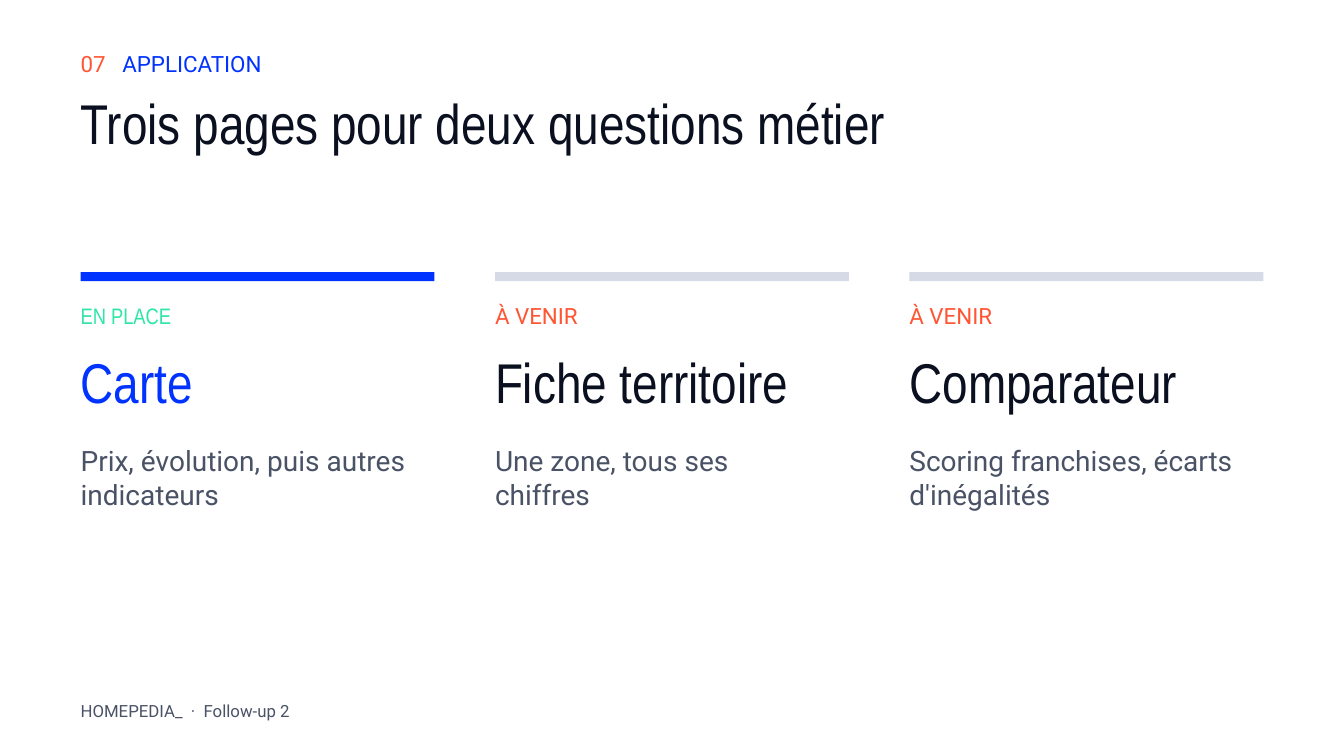
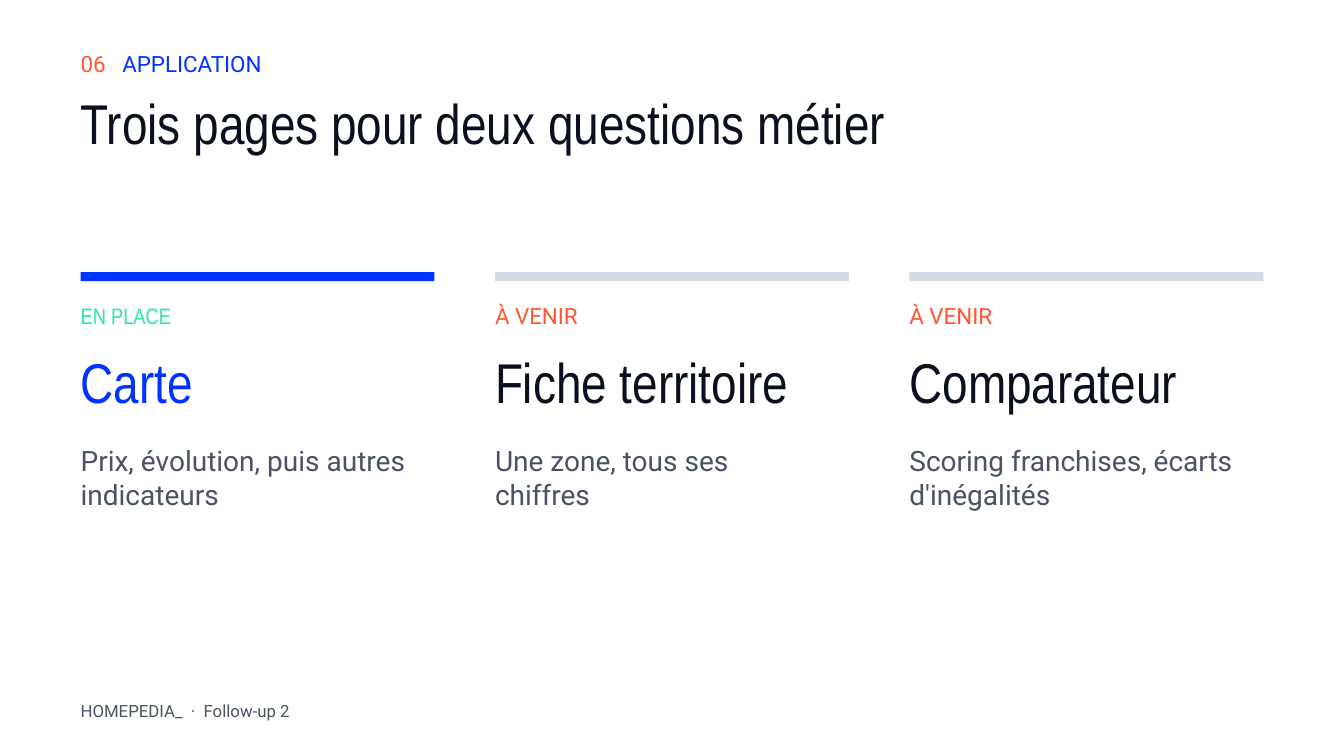
Before and after one commit to NicolasThao/T-DAT-901-Homepedia, a slide deck: slide 6 of docs/followup2/Homepedia_Follow-up_2.pptx (slide 7 before the commit). Drawn at 1344x756 pixels with LibreOffice and Linux fonts; fonts in the diff are those of the drawing. Boxes give left, top, right and bottom in pixels: in the first picture for what was removed or moved away, otherwise in the second. Text is boxed around its words. In the diff, an @@ line names an element or a change of style, - is before the commit and + after.

```diff
--- a/docs/followup2/Homepedia_Follow-up_2.pptx
+++ b/docs/followup2/Homepedia_Follow-up_2.pptx
@@ text at (81,56,261,73): text changed @@
-07 APPLICATION
+06 APPLICATION
```
Also in this commit, not shown: 8 other slides changed, 2 slides removed, 13 other files.
